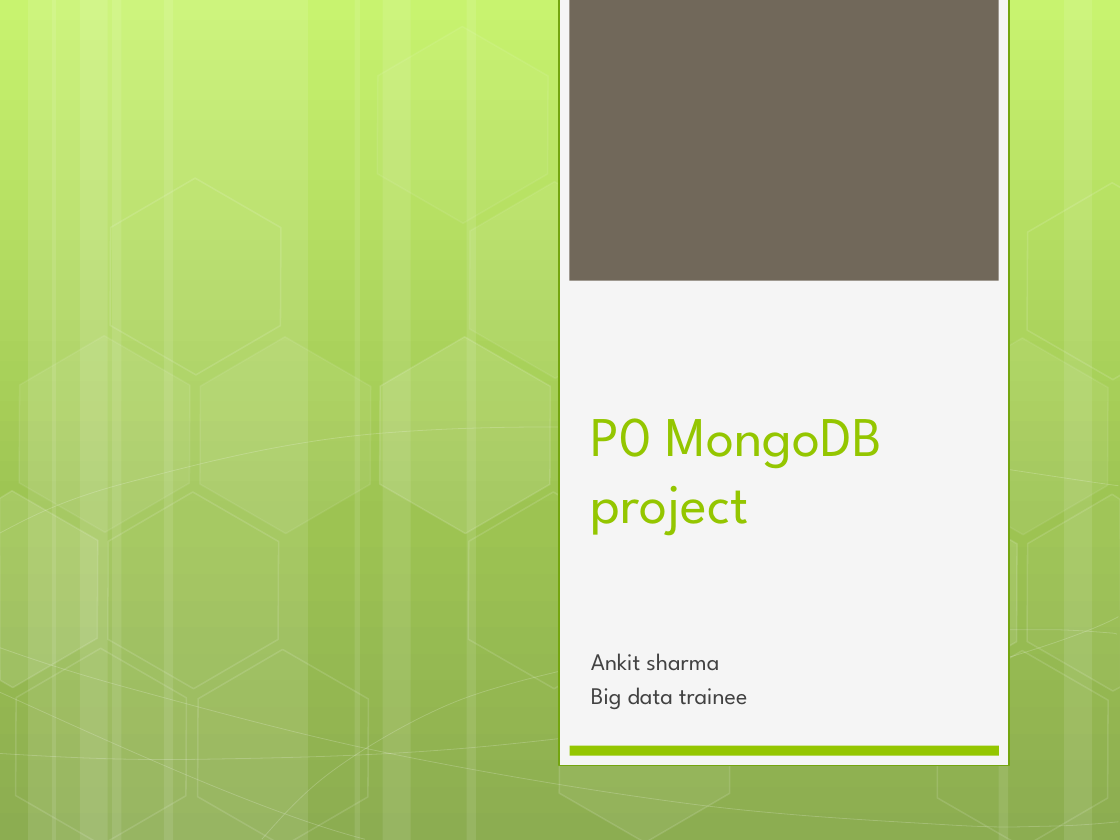
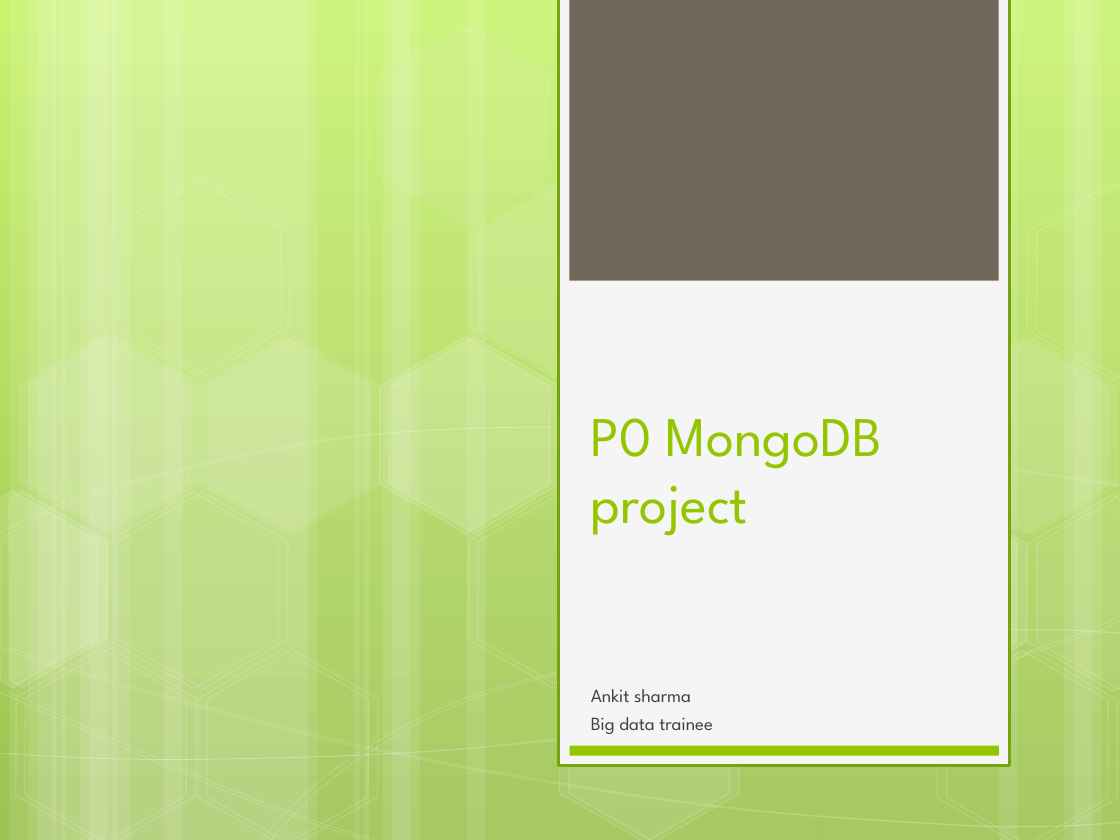
Before and after one commit to Ankit11423/P0_restaurants_mongoDb, a slide deck: slide 1 of P0 MongoDB project.pptm. Drawn at 1120x840 pixels with LibreOffice and Linux fonts; fonts in the diff are those of the drawing. Boxes give left, top, right and bottom in pixels: in the first picture for what was removed or moved away, otherwise in the second. Text is boxed around its words. In the diff, an @@ line names an element or a change of style, - is before the commit and + after.

```diff
--- a/P0 MongoDB project.pptm
+++ b/P0 MongoDB project.pptm
@@ background gradient #C3F35F to #93BF3F to #81A53E to gradient #C2F25F to #92BD3F @@
@@ rectangle at [559, 0, 1009, 766]: outline #74A510 1.25 pt to #74A510 2 pt @@
@@ outline #FFFFFF 1 pt to #FFFFFF 0.99 pt in 16 elements at [338, 313, 593, 558], [426, 468, 681, 713], [428, 157, 682, 403], [336, 3, 591, 248], [517, 622, 772, 840], [0, 487, 140, 712], [0, 624, 229, 840], [0, 312, 232, 557], [66, 468, 321, 713], [155, 625, 410, 840], [158, 313, 412, 558], [804, 470, 1059, 715], [896, 627, 1120, 840], [896, 314, 1120, 560], [985, 158, 1120, 382], [68, 154, 323, 399] @@
@@ group added at [0, 0, 1120, 840]: 14 hexagons, 12 rectangles, 8 freeform shapes @@
@@ freeform shape at [985, 471, 1120, 694]: outline #FFFFFF 1 pt to #FFFFFF 0.99 pt; outline redrawn @@
@@ text "Ankit sharma" at [591, 689, 713, 734]: size 15.3 to 12.1 pt @@
@@ outline #FFFFFF 0.5 pt to #FFFFFF 0.51 pt in 5 elements at [0, 617, 1119, 762], [0, 424, 1119, 533], [0, 691, 365, 839], [0, 647, 1119, 829], [262, 628, 1118, 839] @@
```
Also in this commit, not shown: 2 other slides changed, 1 slide added.
